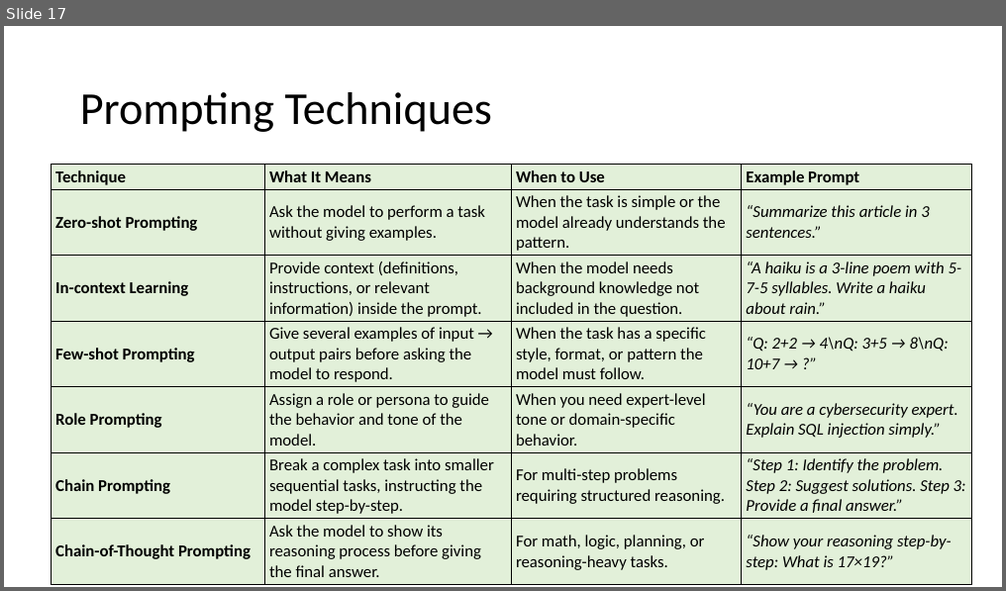
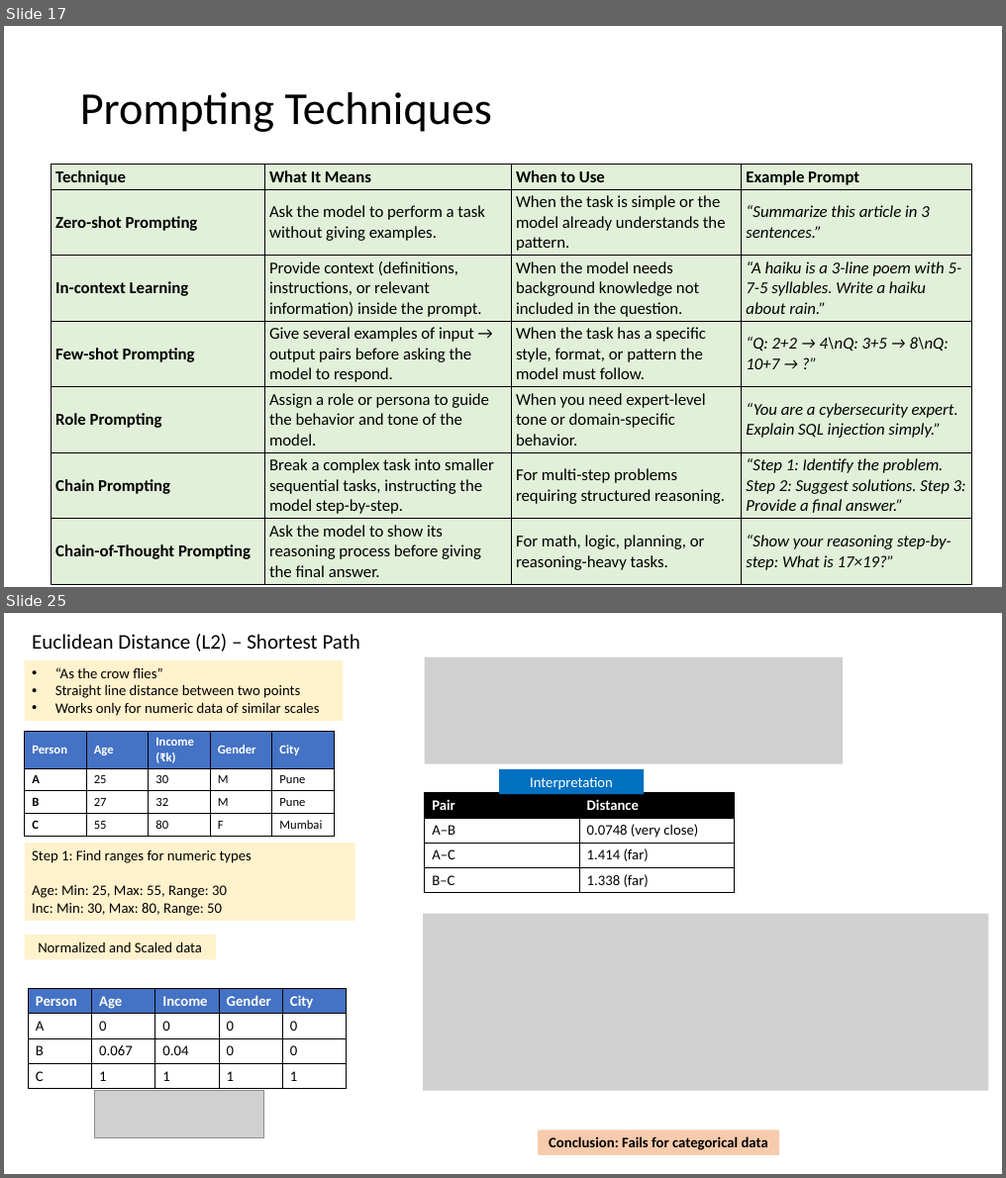
Before and after one commit to atulkahatecdac/agenticai_real, a slide deck: presentation/no-code-low-code-realpage.pptx. Shown one above the other, each under a label of ours: slide 17 before the commit, slides 17 and 25 after it; the slides between them are not shown. The pictures are 1006x591 and 1006x1178 pixels, drawn with LibreOffice and Linux fonts; fonts in the diff are those of the drawing; grey boxes stand for pictures. Boxes give left, top, right and bottom in pixels: in the first picture for what was removed or moved away, otherwise in the second. Text is boxed around its words. In the diff, an @@ line names an element or a change of style, - is before the commit and + after.

```diff
--- a/presentation/no-code-low-code-realpage.pptx
+++ b/presentation/no-code-low-code-realpage.pptx
@@ slide 25 added at (4,613,1002,1174), background #FFFFFF @@
@@ text added at (32,634,360,652), 20 pt, text #000000 @@
+Euclidean Distance (L2) – Shortest Path
@@ rectangle added at (24,661,343,721), fill #FFF2CC, 14 pt, text #000000 @@
+• “As the crow flies”
+• Straight line distance between two points
+• Works only for numeric data of similar scales
@@ picture added at (425,658,844,764) @@
@@ table added at (24,731,335,836), 4 rows, 5 columns @@
+Person | Age | Income (₹k) | Gender | City
+A | 25 | 30 | M | Pune
+B | 27 | 32 | M | Pune
+C | 55 | 80 | F | Mumbai
@@ rectangle added at (500,769,645,795), fill #0070C0, 14 pt, text #FFFFFF @@
+Interpretation
@@ table added at (425,792,735,892), 4 rows, 2 columns @@
+Pair | Distance
+A–B | 0.0748 (very close)
+A–C | 1.414 (far)
+B–C | 1.338 (far)
@@ rectangle added at (24,843,355,921), fill #FFF2CC, 14 pt, text #000000 @@
+Step 1: Find ranges for numeric types
+Age: Min: 25, Max: 55, Range: 30
+Inc: Min: 30, Max: 80, Range: 50
@@ rectangle added at (24,935,215,960), fill #FFF2CC, 14 pt, text #000000 @@
+Normalized and Scaled data
@@ picture added at (423,913,989,1090) @@
@@ table added at (28,989,347,1088), 4 rows, 5 columns @@
+Person | Age | Income | Gender | City
+A | 0 | 0 | 0 | 0
+B | 0.067 | 0.04 | 0 | 0
+C | 1 | 1 | 1 | 1
@@ picture added at (94,1091,263,1139) @@
@@ rectangle added at (538,1131,779,1156), fill #F8CBAD, 14 pt, text #000000, bold @@
+Conclusion: Fails for categorical data
```
Also in this commit, not shown: 2 slides changed, 83 other slides added.
